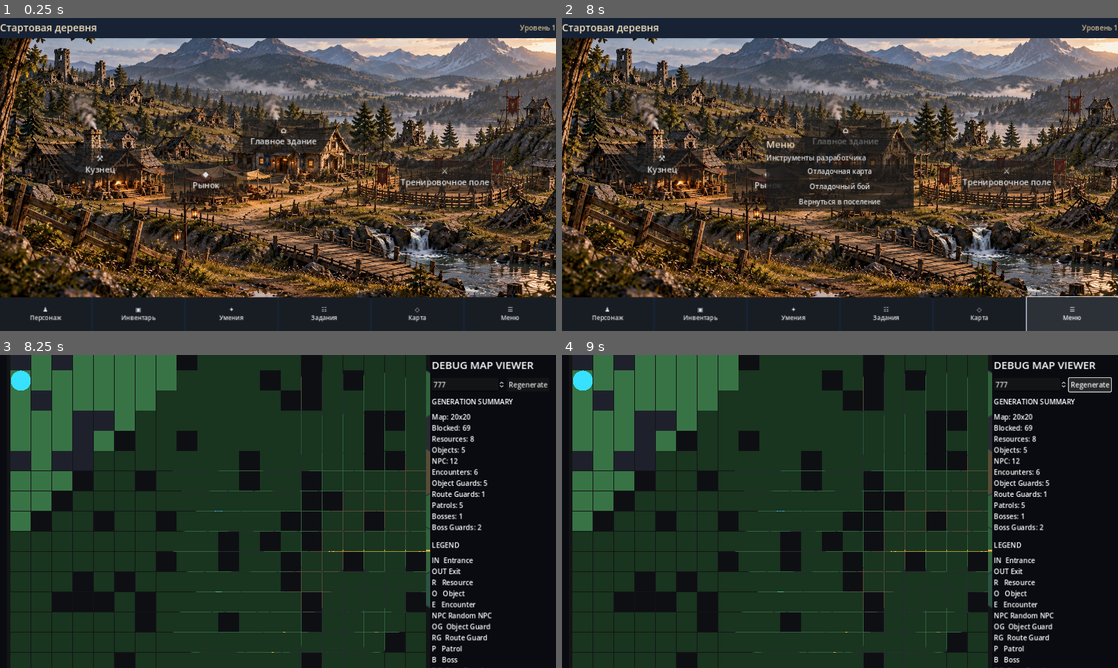
Above: before the commit, frames 1-4 (two rows, left to right).
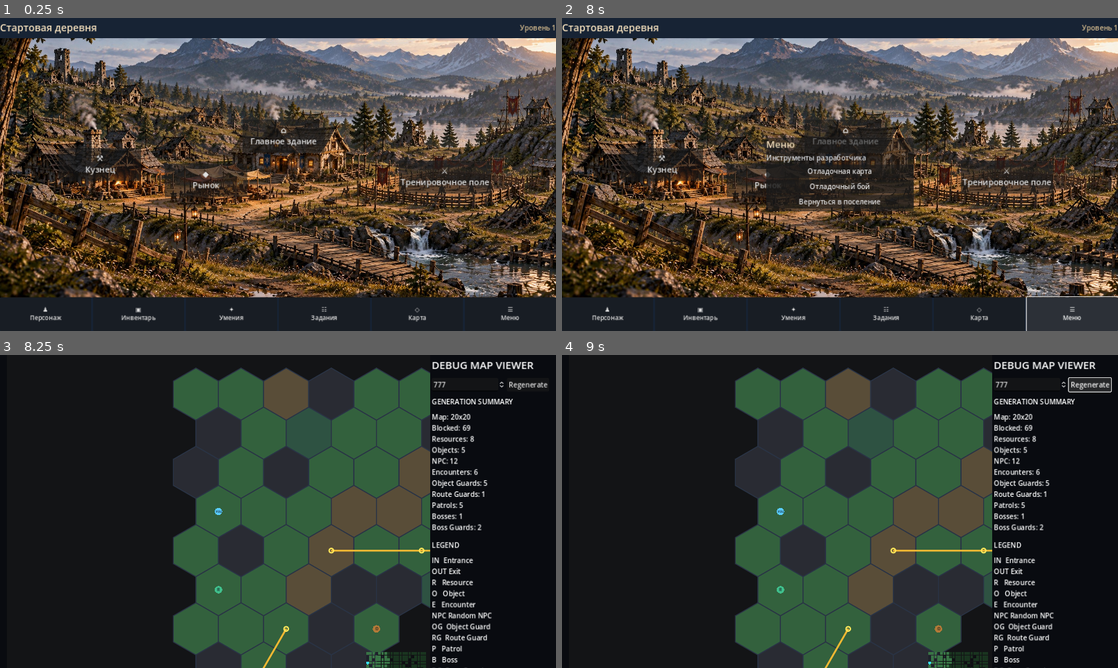
Above: after the commit, the same moments.

Repository: Archoniou1987/Battle-of-Artheon
Game: Godot game, scene res://scenes/main/main.tscn
Same seed, same stepped clock (60 frames per second), same inputs: the game is played once before the commit and once after it.
Inputs:
- Up to frame 1 (0.25 s): no input
- Up to frame 2 (8 s): click "⚒ Кузнец" at 0.5 s; click "◆ Рынок" at 1.25 s; click "⌂ Главное здание" at 2 s; click "⚔ Тренировочное поле" at 2.75 s; click "♟ Персонаж" at 3.5 s; click "▣ Инвентарь" at 4.25 s; click "✦ Умения" at 5 s; click "☷ Задания" at 5.75 s; click "◇ Карта" at 6.5 s; click "☰ Меню" at 7.25 s
- Up to frame 3 (8.25 s): click "Отладочная карта" at 8 s
- Up to frame 4 (9 s): click "Regenerate" at 8.75 s

Frames 1-2 are identical in both runs. In frame 3, 57% of the frame differs, in the area x 1-77%, y 0-100%; in frame 4, 57%.

Commit message:
Fix minimap anchors after parenting to prevent full-screen overlay

Diff:
--- a/scenes/debug/debug_map_viewer.gd
+++ b/scenes/debug/debug_map_viewer.gd
@@ -114,12 +114,18 @@
 	mini_map=DebugMiniMap.new()
 	mini_map.custom_minimum_size=Vector2(155,155)
 	mini_map.mouse_filter=Control.MOUSE_FILTER_IGNORE
+	$Root/MapPanel.add_child(mini_map)
 	mini_map.set_anchors_preset(Control.PRESET_BOTTOM_RIGHT)
+	mini_map.anchor_left=1.0
+	mini_map.anchor_top=1.0
+	mini_map.anchor_right=1.0
+	mini_map.anchor_bottom=1.0
 	mini_map.offset_left=-167.0
 	mini_map.offset_top=-167.0
 	mini_map.offset_right=-12.0
 	mini_map.offset_bottom=-12.0
-	$Root/MapPanel.add_child(mini_map)
+	mini_map.size_flags_horizontal=Control.SIZE_SHRINK_END
+	mini_map.size_flags_vertical=Control.SIZE_SHRINK_END
 	var controls:=HBoxContainer.new()
 	$Root/Sidebar.add_child(controls)
 	$Root/Sidebar.move_child(controls,1)
